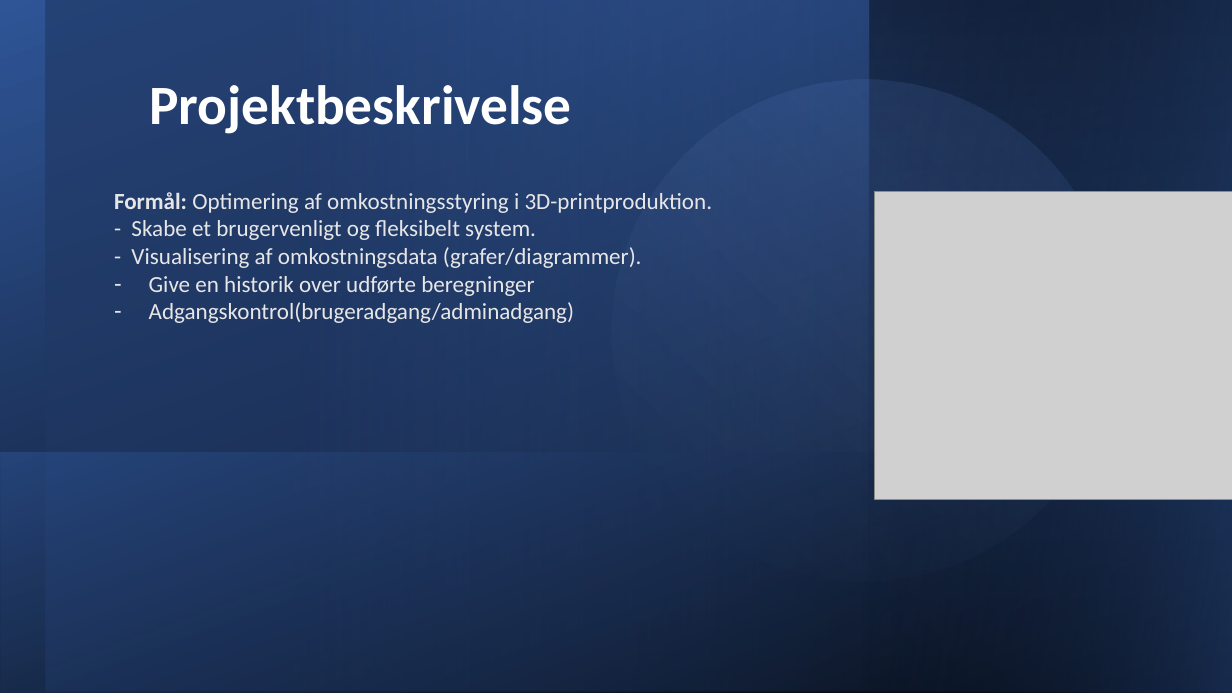
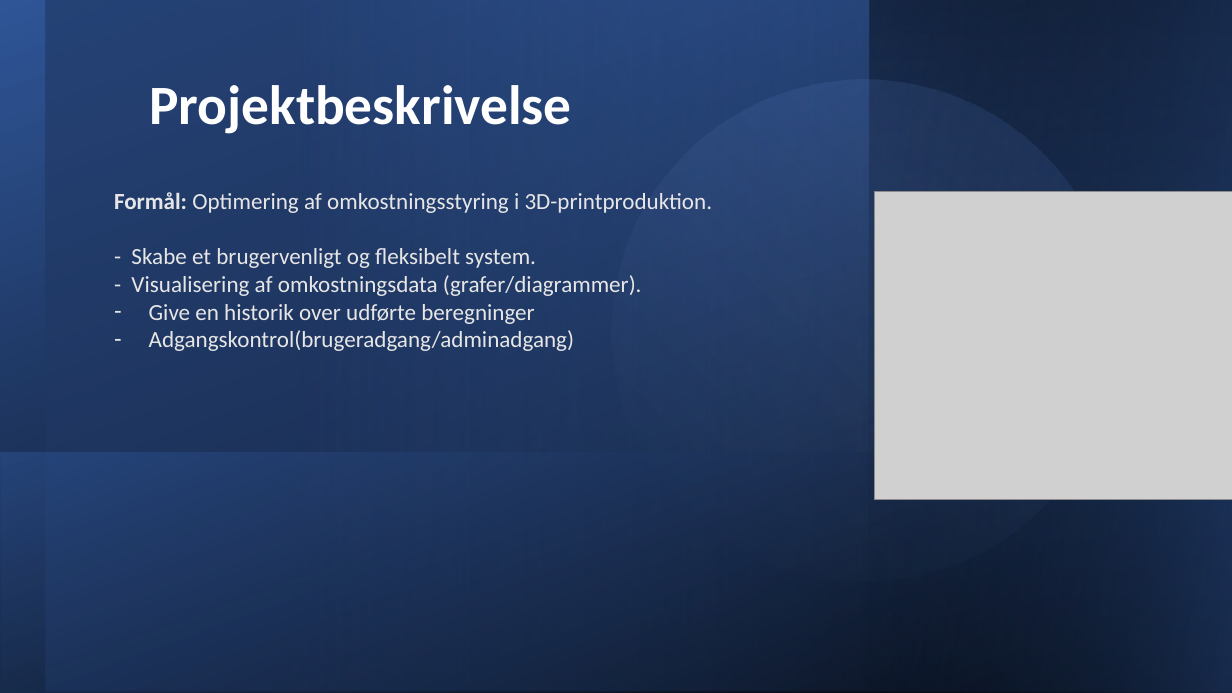
Before and after one commit to JeZoonia/Projekt-1sem, a slide deck: slide 3 of Præsentation/Eksamen.pptx. Drawn at 1232x693 pixels with LibreOffice and Linux fonts; fonts in the diff are those of the drawing; grey boxes stand for pictures. Boxes give left, top, right and bottom in pixels: in the first picture for what was removed or moved away, otherwise in the second. Text is boxed around its words. In the diff, an @@ line names an element or a change of style, - is before the commit and + after.

Commit message:
load historik

```diff
--- a/Præsentation/Eksamen.pptx
+++ b/Præsentation/Eksamen.pptx
@@ text "Formål: Optimering af omkostningsstyring i ..." rewrapped from bbox=[114, 192, 713, 323] to bbox=[114, 192, 713, 351] @@
```
Also in this commit, not shown: 1 other file.
